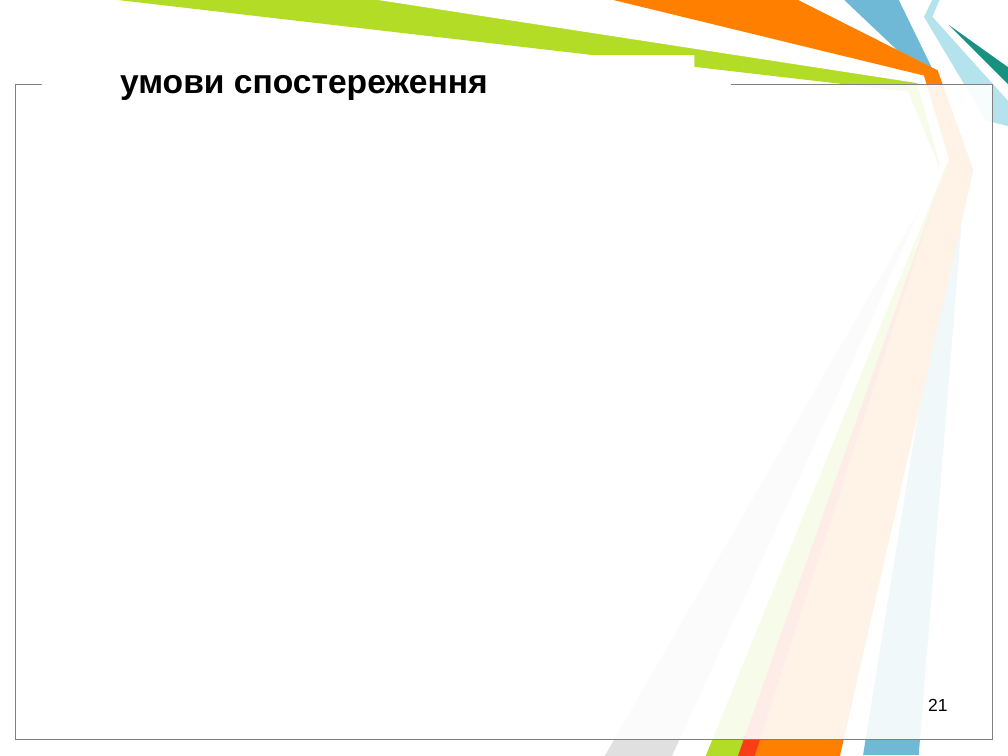
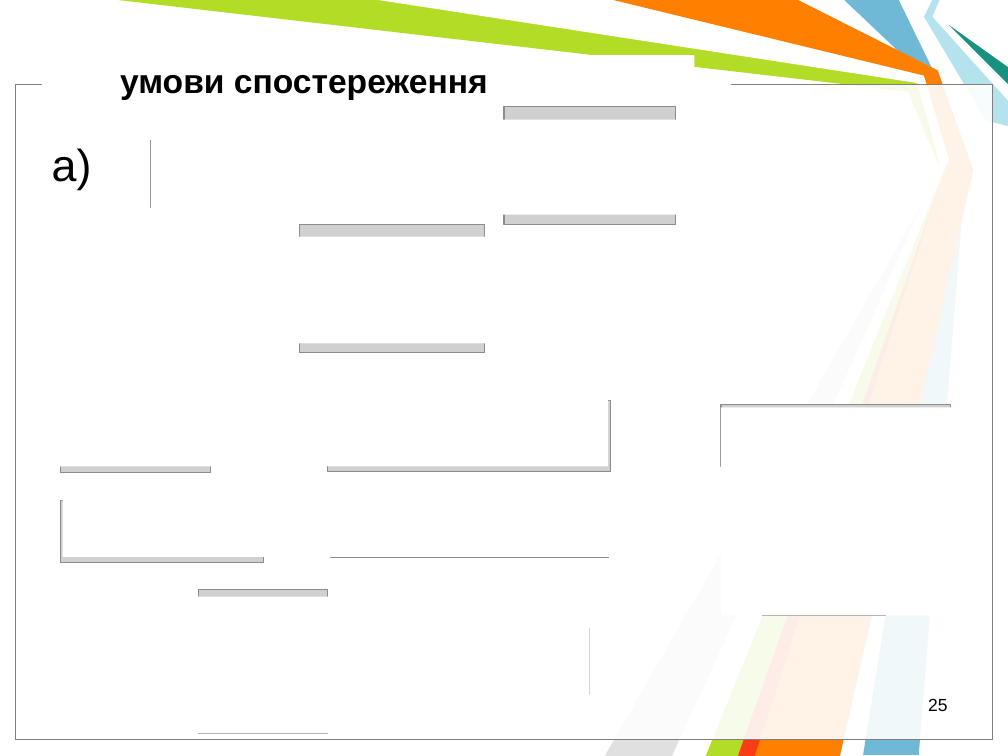
Before and after one commit to l432/NMK, a slide deck: slide 25 of Lecture/Nanoelectronika/Present/NanoelectronV2.ppt (slide 21 before the commit). Drawn at 1008x756 pixels with LibreOffice and Linux fonts; fonts in the diff are those of the drawing; grey boxes stand for pictures; background and template pictures are left out. Boxes give left, top, right and bottom in pixels: in the first picture for what was removed or moved away, otherwise in the second. Text is boxed around its words. In the diff, an @@ line names an element or a change of style, - is before the commit and + after.

```diff
--- a/Lecture/Nanoelectronika/Present/NanoelectronV2.ppt
+++ b/Lecture/Nanoelectronika/Present/NanoelectronV2.ppt
@@ picture added at (x1=504, y1=107, x2=675, y2=225) @@
@@ text added at (x1=52, y1=148, x2=92, y2=189), 32 pt, text #000000 @@
+а)
@@ picture added at (x1=151, y1=140, x2=353, y2=208) @@
@@ rectangle added at (x1=151, y1=122, x2=353, y2=217), fill #FFFFFF @@
@@ rectangle added at (x1=485, y1=120, x2=686, y2=215), fill #FFFFFF @@
@@ rectangle added at (x1=291, y1=237, x2=504, y2=344), fill #FFFFFF @@
@@ picture added at (x1=299, y1=225, x2=485, y2=353) @@
@@ picture added at (x1=60, y1=411, x2=211, y2=473) @@
@@ rectangle added at (x1=60, y1=393, x2=609, y2=466), fill #FFFFFF @@
@@ picture added at (x1=328, y1=400, x2=610, y2=471) @@
@@ picture added at (x1=721, y1=405, x2=951, y2=467) @@
@@ rectangle added at (x1=721, y1=407, x2=975, y2=615), fill #FFFFFF @@
@@ picture added at (x1=60, y1=501, x2=264, y2=562) @@
@@ rectangle added at (x1=62, y1=484, x2=610, y2=556), fill #FFFFFF @@
@@ picture added at (x1=330, y1=487, x2=608, y2=557) @@
@@ picture added at (x1=762, y1=562, x2=886, y2=616) @@
@@ rectangle added at (x1=170, y1=597, x2=590, y2=734), fill #FFFFFF @@
@@ picture added at (x1=199, y1=590, x2=328, y2=733) @@
@@ picture added at (x1=373, y1=629, x2=590, y2=696) @@
@@ page number at (x1=928, y1=698, x2=947, y2=711): text changed @@
-21
+25
```
Also in this commit, not shown: 5 other slides changed, 22 slides added, 3 slides removed.
